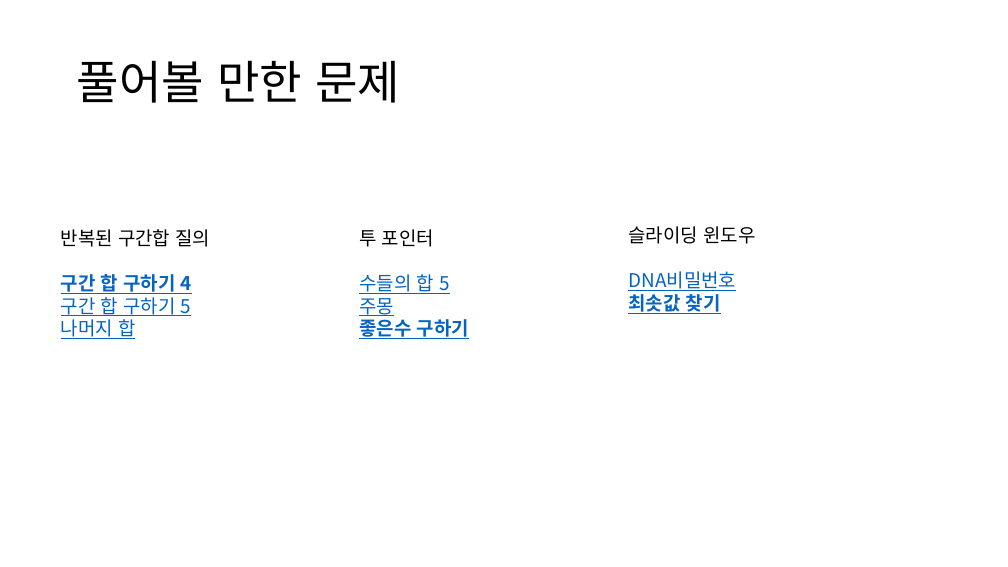
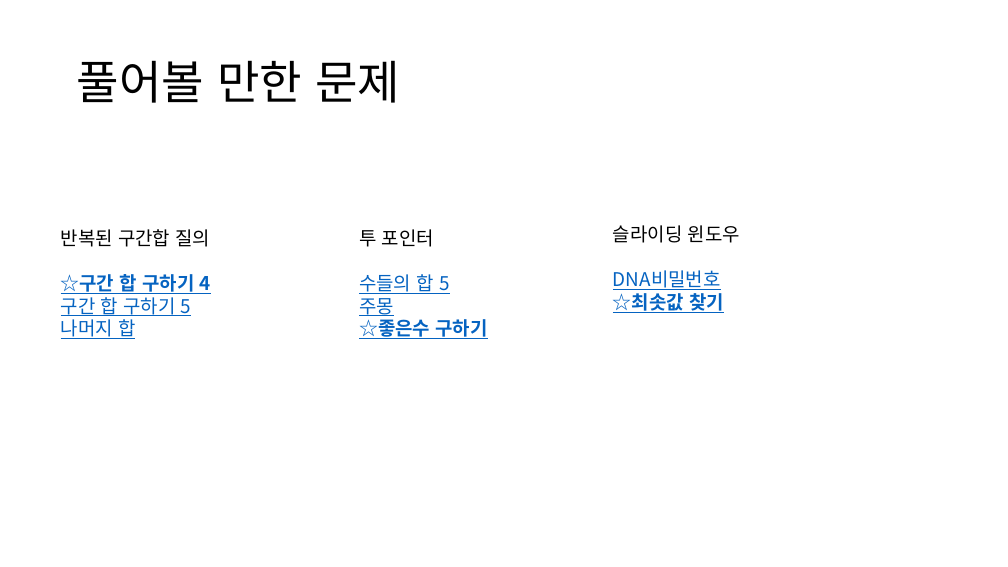
Before and after one commit to ldw9981/DataStructureAndAlgorithm, a slide deck: slide 11 of Documents/배열 구간 처리 알고리즘.pptx. Drawn at 1008x567 pixels with LibreOffice and Linux fonts; fonts in the diff are those of the drawing. Boxes give left, top, right and bottom in pixels: in the first picture for what was removed or moved away, otherwise in the second. Text is boxed around its words. In the diff, an @@ line names an element or a change of style, - is before the commit and + after.

Commit message:
update

```diff
--- a/Documents/배열 구간 처리 알고리즘.pptx
+++ b/Documents/배열 구간 처리 알고리즘.pptx
@@ text "슬라이딩 윈도우": place and size @@
-text "슬라이딩 윈도우" at (628,226,755,314)
+text "슬라이딩 윈도우" at (613,225,740,313)
@@ text at (61,274,211,294): text changed @@
-구간 합 구하기 4
+☆구간 합 구하기 4
@@ text at (613,293,724,313): text changed @@
-최솟값 찾기
+☆최솟값 찾기
@@ text at (359,319,488,339): text changed @@
-좋은수 구하기
+☆좋은수 구하기
```
